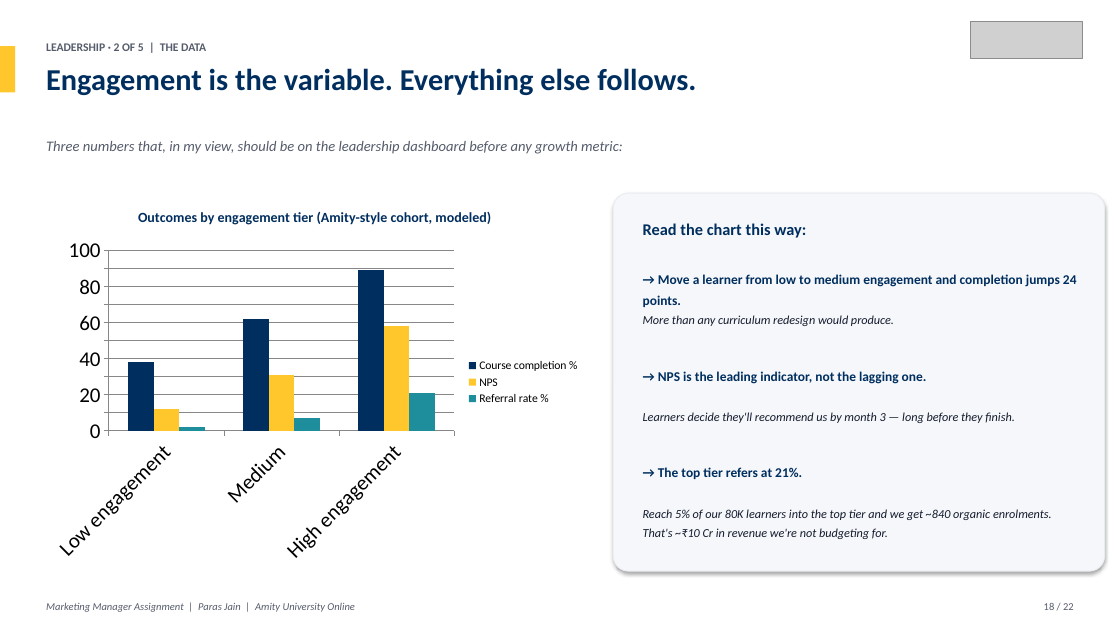
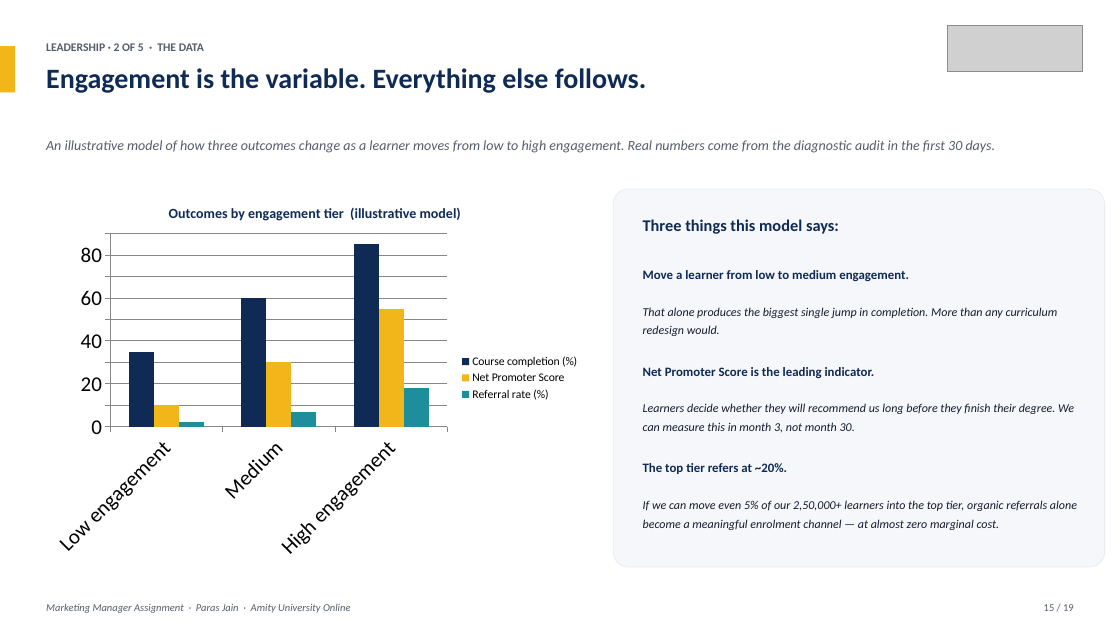
Before and after one commit to parasjain10/amity-marketing-manager-assignment, a slide deck: slide 15 of Amity_Online_Marketing_Manager_Assignment_Paras_Jain.pptx (slide 18 before the commit). Drawn at 1120x630 pixels with LibreOffice and Linux fonts; fonts in the diff are those of the drawing; grey boxes stand for pictures. Boxes give left, top, right and bottom in pixels: in the first picture for what was removed or moved away, otherwise in the second. Text is boxed around its words. In the diff, an @@ line names an element or a change of style, - is before the commit and + after.

Commit message:
Rewrite deck for realism, verifiable facts, and phased <=Rs1cr asks
Major changes after author review:
- Replace logo with the official Amity University Online lockup. On dark
  backgrounds the logo sits on a white rounded plate so the navy text
  remains legible.
- Update learner count from 80,000+ to 2,50,000+ (current official figure
  on amityonline.com).
- Remove fabricated industry statistics and citations (ProductGrowth.in,
  mbaken.com, edinindia.com, Mailmodo benchmark, US 28% retention pilot).
  Where a number stays, it is now labelled "modelled, to be validated".
- Remove name-dropped hiring partners and celebrity speakers we cannot
  guarantee. Replace with "select hiring partners" / "in-house faculty".
- Replace fictional employee "Aastha Sehgal" in launch email with the
  Amity Online Marketing team. LinkedIn post stays signed by Mr. Ajit
  Chauhan, who is the actual Chairman of Amity University Online.
- Reframe the leadership ask. Original asked for one big budget; now
  three phases, each <= Rs 1 crore, each gated on prior outcomes:
    - Phase 1 (days 0-90, <=Rs 85L): diagnose + small pilots
    - Phase 2 (months 4-9, <=Rs 95L): scale what worked
    - Phase 3 (months 10-12, <=Rs 90L): institutionalise
  Total ~Rs 2.7 cr, never asked together.
- Shrink Amity Ignite from 4 batches/year * 400 learners to a Cohort 0
  pilot: 1 day, 100 learners, on the existing Noida campus, no flights,
  no embroidered jackets, no celebrity speakers. ~Rs 35L pilot cost.
- Add a Plain-English Glossary card on the approach slide. Every
  acronym in the deck is defined in one place (CAC, LTV, NPS, KPI,
  LMS, AMA, MAU, MQL).
- Name the marketing frameworks I am using on the approach slide:
  Jobs-to-be-Done, AARRR funnel, 70-20-10 budget rule, North Star
  Metric (Active Learner Score), Sean Ellis 'Aha Moment'.
- Tighten brochure from 12 to 8 pages. Drop physical mailing of jacket
  buttons; physical print only at on-campus events. Costed at ~Rs 35
  per brochure.
- Each of the five new initiatives (Onboard 7-Day Sprint, Ignite Cohort
  0, Champions, Cohort Circles, Capstone-to-Career) now carries cost in
  lakhs, KPI, owner, and a kill-criterion.
- Combine community + advocacy + referrals into one connected slide.
- Plain language throughout (target: a class-11 student can follow
  every slide without prior marketing context).

```diff
--- a/Amity_Online_Marketing_Manager_Assignment_Paras_Jain.pptx
+++ b/Amity_Online_Marketing_Manager_Assignment_Paras_Jain.pptx
@@ picture: place and size @@
-picture at <box>970,21,1082,59</box>
+picture at <box>948,25,1082,71</box>
@@ rectangle at <box>0,46,15,92</box>: fill #FFC72C to #F2B61A @@
@@ text "Engagement is the variable. Everything ..." at <box>46,68,647,93</box>: size 26 to 24 pt, text colour #002E5E to #0E2A55 @@
@@ text at <box>46,43,204,51</box>: text changed @@
-LEADERSHIP · 2 OF 5 | THE DATA
+LEADERSHIP · 2 OF 5 · THE DATA
@@ text at <box>46,140,996,153</box>: text changed; size 12.5 to 12 pt @@
-Three numbers that, in my view, should be on the leadership dashboard before any growth metric:
+An illustrative model of how three outcomes change as a learner moves from low to high engagement. Real numbers come from the diagnostic audit in the first 30 days.
@@ column chart: place and size @@
-column chart at <box>42,193,588,571</box>
+column chart at <box>42,189,588,567</box>
@@ column chart at <box>42,189,588,567</box> @@
@@ title "Outcomes by engagement tier (Amity-style cohort, modeled)" to "Outcomes by engagement tier  (illustrative model)" @@
-Course completion %: 38, 62, 89
+Course completion (%): 35, 60, 85
@@ colour of Course completion (%) #002E5E to #0E2A55 @@
-NPS: 12, 31, 58
+Net Promoter Score: 10, 30, 55
@@ colour of Net Promoter Score #FFC72C to #F2B61A @@
-Referral rate %: 2, 7, 21
+Referral rate (%): 2, 7, 18
@@ rounded rectangle: place and size @@
-rounded rectangle at <box>613,193,1105,571</box>
+rounded rectangle at <box>613,189,1105,567</box>
@@ rounded rectangle at <box>613,189,1105,567</box>: shadow off @@
@@ text at <box>643,219,839,234</box>: text changed; text colour #002E5E to #0E2A55 @@
-Read the chart this way:
+Three things this model says:
@@ text at <box>643,270,909,281</box>: text changed; size 11.5 to 11 pt; text colour #002E5E to #0E2A55 @@
-→ Move a learner from low to medium engagement and completion jumps 24 points.
+Move a learner from low to medium engagement.
@@ text at <box>643,307,1058,336</box>: text changed; size 10.5 to 10.3 pt @@
-More than any curriculum redesign would produce.
+That alone produces the biggest single jump in completion. More than any curriculum redesign would.
@@ text at <box>643,367,875,378</box>: text changed; size 11.5 to 11 pt; text colour #002E5E to #0E2A55 @@
-→ NPS is the leading indicator, not the lagging one.
+Net Promoter Score is the leading indicator.
@@ text at <box>643,403,1074,432</box>: text changed; size 10.5 to 10.3 pt @@
-Learners decide they'll recommend us by month 3 — long before they finish.
+Learners decide whether they will recommend us long before they finish their degree. We can measure this in month 3, not month 30.
@@ text at <box>643,463,787,474</box>: text changed; size 11.5 to 11 pt; text colour #002E5E to #0E2A55 @@
-→ The top tier refers at 21%.
+The top tier refers at ~20%.
@@ text at <box>643,500,1077,530</box>: text changed; size 10.5 to 10.3 pt @@
-Reach 5% of our 80K learners into the top tier and we get ~840 organic enrolments. That's ~₹10 Cr in revenue we're not budgeting for.
+If we can move even 5% of our 2,50,000+ learners into the top tier, organic referrals alone become a meaningful enrolment channel — at almost zero marginal cost.
@@ text at <box>46,604,351,613</box>: text changed @@
-Marketing Manager Assignment | Paras Jain | Amity University Online
+Marketing Manager Assignment · Paras Jain · Amity University Online
@@ text at <box>1044,604,1074,611</box>: text changed @@
-18 / 22
+15 / 19
```
Also in this commit, not shown: 11 other slides changed, 7 slides added, 10 slides removed.
